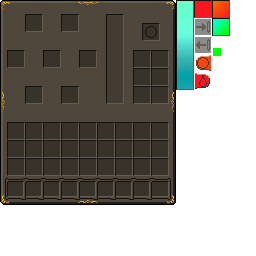
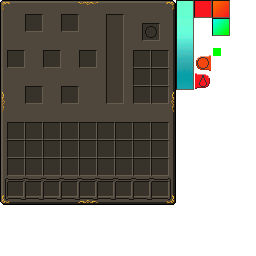
Before/after of a (256, 256) layered artwork. What changed in the layer stack:
painted on "elements" over [196, 21, 210, 51]
hid "alchemytable.png" over [195, 19, 211, 53]
